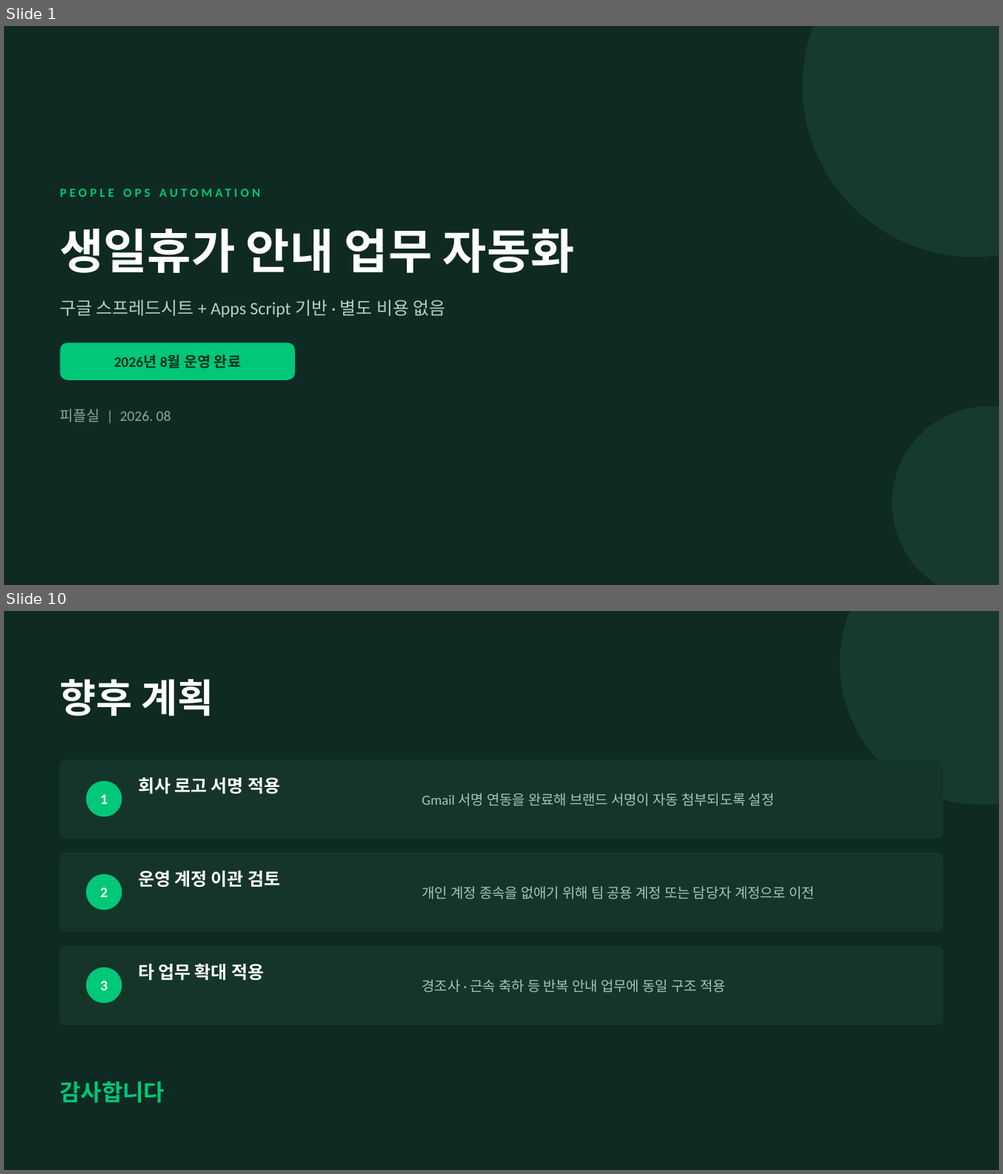
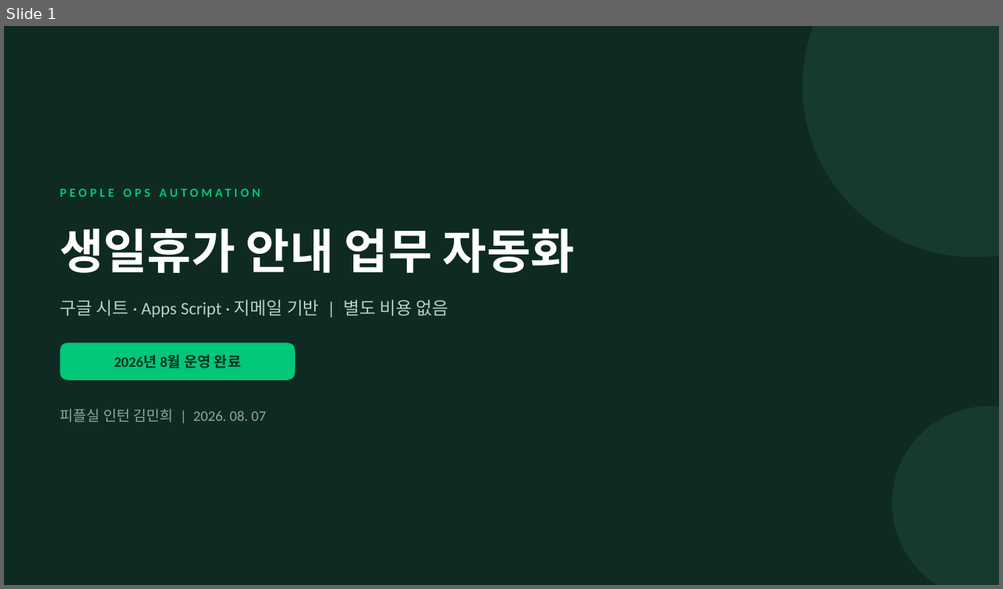
Before and after one commit to lightup971/-, a slide deck: bureung-automation/생일휴가_자동화_PT.pptx. Shown one above the other, each under a label of ours: slides 1 and 10 before the commit, slide 1 after it; the slides between them are not shown. The pictures are 1003x1174 and 1003x589 pixels, drawn with LibreOffice and Linux fonts; fonts in the diff are those of the drawing. Boxes give left, top, right and bottom in pixels: in the first picture for what was removed or moved away, otherwise in the second. Text is boxed around its words. In the diff, an @@ line names an element or a change of style, - is before the commit and + after.

```diff
--- a/bureung-automation/생일휴가_자동화_PT.pptx
+++ b/bureung-automation/생일휴가_자동화_PT.pptx
@@ slide 10 removed at (4,611,999,1170), background #0E2A22 @@
@@ ellipse removed at (839,611,999,805) @@
@@ text removed at (60,679,214,716) @@
-향후 계획
@@ rounded rectangle removed at (60,760,942,839) @@
@@ ellipse removed at (86,781,122,817) @@
@@ text removed at (138,777,280,794) @@
-회사 로고 서명 적용
@@ text removed at (100,795,108,804) @@
-1
@@ text removed at (421,793,774,806) @@
-Gmail 서명 연동을 완료해 브랜드 서명이 자동 첨부되도록 설정
@@ rounded rectangle removed at (60,854,942,932) @@
@@ ellipse removed at (86,874,122,910) @@
@@ text removed at (138,871,280,887) @@
-운영 계정 이관 검토
@@ text removed at (100,888,108,897) @@
-2
@@ text removed at (421,886,814,900) @@
-개인 계정 종속을 없애기 위해 팀 공용 계정 또는 담당자 계정으로 이전
@@ rounded rectangle removed at (60,947,942,1025) @@
@@ text removed at (138,964,264,980) @@
-타 업무 확대 적용
@@ ellipse removed at (86,968,122,1003) @@
@@ text removed at (100,981,108,991) @@
-3
@@ text removed at (421,980,726,993) @@
-경조사 · 근속 축하 등 반복 안내 업무에 동일 구조 적용
@@ text removed at (60,1082,165,1103) @@
-감사합니다
@@ slide 1 changed as well @@
@@ text at (60,300,449,318): text changed @@
-구글 스프레드시트 + Apps Script 기반 · 별도 비용 없음
+구글 시트 · Apps Script · 지메일 기반 | 별도 비용 없음
@@ text at (60,409,266,423): text changed @@
-피플실 | 2026. 08
+피플실 인턴 김민희 | 2026. 08. 07
```
Also in this commit, not shown: 7 other slides changed, 3 slides added, 1 other slide removed, 1 other file.
